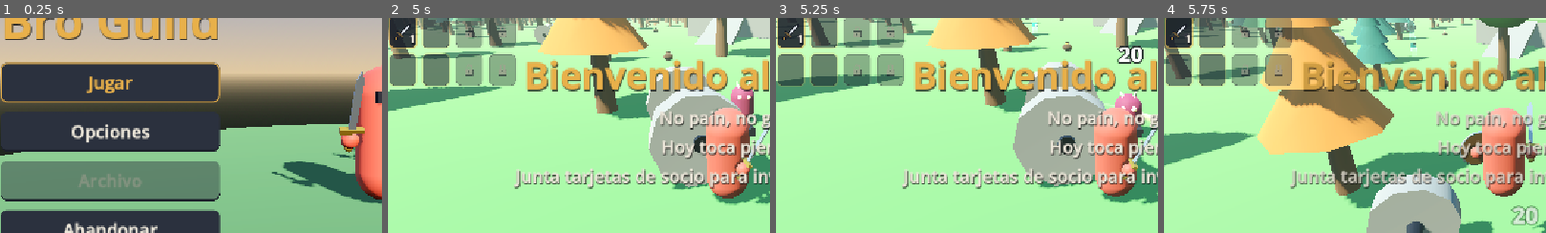
Above: before the commit, frames 1-4 (left to right).
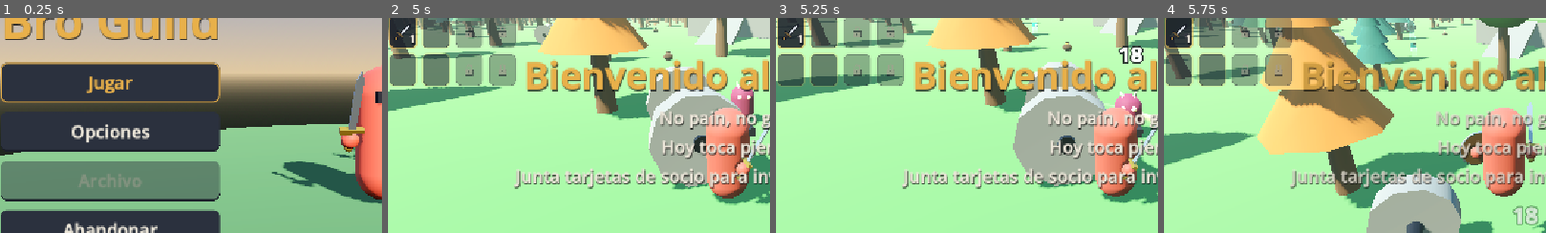
Above: after the commit, the same moments.

Repository: UriBokchoi/BroGuild
Game: Godot game, scene res://systems/run/game.tscn
Two runs of this game, one before a commit and one after it. Both use one fixed random seed, a clock stepped at 60 frames per second and the inputs below.
Inputs (mouse positions are % of the whole screen's width and height, from its top left):
- Up to frame 1 (0.25 s): no input
- Up to frame 2 (5 s): click "Jugar" at 0.5 s; click "Guerrero" at 1.25 s; click "El Brosque" at 2 s; tap Enter at 2.75 s; move the mouse to (55, 50) at 2.77 s; hold W (move_forward) from 2.78 s (still down); tap Shift (dash) at 2.85 s; click (55, 50) at 2.92 s; tap Space (jump) at 3.02, 3.77 s; move the mouse to (45, 50) at 3.52 s; tap E (interact) at 3.6 s; move the mouse to (52, 48) at 4.27 s; tap Tab (show_stats) at 4.35 s
- Up to frame 3 (5.25 s): keep holding W (move_forward); move the mouse to (49, 52) at 5.02 s; tap Ctrl (slide) at 5.1 s; click (49, 52) at 5.17 s
- Up to frame 4 (5.75 s): keep holding W (move_forward); tap Space (jump) at 5.27 s
The pictures show only the part of the screen within x 6-56%, y 26-76%; the shares and areas given below are measured in that part.

Frames 1-2 are identical in both runs. In frame 3, 0.3% of the frame differs, in the area x 89-97%, y 12-22%; in frame 4, 0.3%, in the area x 90-98%, y 87-97%.

Commit message:
fix(balance): las comunes mejoran poco, sin topes ni pesos nuevos
Se deshacen el tope 3 de Multiplicidad y el peso de las mejoras. La rareza
pesa más (común ×0,6, rara ×1, improbable ×1,4, de leyenda ×1,8, mítica ×2,4)
y las mejoras base vuelven a valores parecidos a los originales. Espada 18 y
daga 17 de daño de base.

La simulación pasa a tools/sim_balance.gd: toma todos los personajes de
data/characters y da el daño por segundo de cada uno contra una horda y un
jefe, y su % de la media.

Co-Authored-By: Claude Opus 5.5 <noreply@anthropic.com>

Diff:
--- a/data/rarities/common.tres
+++ b/data/rarities/common.tres
@@ -11,4 +11,4 @@
 color = Color(0.66, 0.68, 0.72, 1)
 min_stats = 1
 max_stats = 1
-power = 1.0
+power = 0.6
--- a/data/rarities/improbable.tres
+++ b/data/rarities/improbable.tres
@@ -11,4 +11,4 @@
 color = Color(0.3, 0.6, 1, 1)
 min_stats = 2
 max_stats = 2
-power = 1.5
+power = 1.4
--- a/data/rarities/legendary.tres
+++ b/data/rarities/legendary.tres
@@ -11,4 +11,4 @@
 color = Color(1, 0.82, 0.25, 1)
 min_stats = 2
 max_stats = 3
-power = 1.75
+power = 1.8
--- a/data/rarities/mythic.tres
+++ b/data/rarities/mythic.tres
@@ -11,4 +11,4 @@
 color = Color(1, 0.3, 0.3, 1)
 min_stats = 0
 max_stats = 0
-power = 2.0
+power = 2.4
--- a/data/rarities/rare.tres
+++ b/data/rarities/rare.tres
@@ -11,4 +11,4 @@
 color = Color(0.35, 0.85, 0.4, 1)
 min_stats = 1
 max_stats = 2
-power = 1.25
+power = 1.0
--- a/data/runes/amplitude.tres
+++ b/data/runes/amplitude.tres
@@ -8,7 +8,7 @@
 script = ExtResource("90_upgrade")
 stat = &"area"
 kind = 1
-value = 0.06
+value = 0.1
 
 [resource]
 script = ExtResource("1_rune")
--- a/data/runes/haste.tres
+++ b/data/runes/haste.tres
@@ -8,7 +8,7 @@
 script = ExtResource("90_upgrade")
 stat = &"attack_speed"
 kind = 1
-value = 0.05
+value = 0.08
 
 [resource]
 script = ExtResource("1_rune")
--- a/data/runes/multiplicity.tres
+++ b/data/runes/multiplicity.tres
@@ -16,5 +16,5 @@
 icon = ExtResource("99_icon")
 name_key = &"RUNE_MULTIPLICITY_NAME"
 description_key = &"RUNE_MULTIPLICITY_DESCRIPTION"
-level_cap = 3
+level_cap = 20
 upgrade_stats = Array[ExtResource("90_upgrade")]([SubResource("Upgrade_projectile_count")])
--- a/data/runes/strength.tres
+++ b/data/runes/strength.tres
@@ -8,7 +8,7 @@
 script = ExtResource("90_upgrade")
 stat = &"damage"
 kind = 1
-value = 0.06
+value = 0.1
 
 [resource]
 script = ExtResource("1_rune")
--- a/data/weapons/dagger.tres
+++ b/data/weapons/dagger.tres
@@ -8,7 +8,7 @@
 
 [sub_resource type="Resource" id="Resource_stats"]
 script = ExtResource("2_stats")
-damage = 15.0
+damage = 17.0
 cooldown = 0.7
 projectiles = 1
 burst_interval = 0.1
@@ -22,14 +22,13 @@
 [sub_resource type="Resource" id="Upgrade_damage"]
 script = ExtResource("90_upgrade")
 stat = &"damage"
-value = 2.5
+value = 4.0
 
 [sub_resource type="Resource" id="Upgrade_projectiles"]
 script = ExtResource("90_upgrade")
 stat = &"projectiles"
 value = 1.0
 whole_numbers = true
-weight = 0.5
 
 [sub_resource type="Resource" id="Upgrade_bounces"]
 script = ExtResource("90_upgrade")
@@ -41,13 +40,13 @@
 script = ExtResource("90_upgrade")
 stat = &"projectile_speed"
 kind = 1
-value = 0.1
+value = 0.12
 
 [sub_resource type="Resource" id="Upgrade_cooldown"]
 script = ExtResource("90_upgrade")
 stat = &"cooldown"
 kind = 2
-value = 0.94
+value = 0.92
 
 [resource]
 script = ExtResource("1_data")
--- a/data/weapons/staff.tres
+++ b/data/weapons/staff.tres
@@ -21,32 +21,31 @@
 [sub_resource type="Resource" id="Upgrade_damage"]
 script = ExtResource("90_upgrade")
 stat = &"damage"
-value = 3.5
+value = 5.0
 
 [sub_resource type="Resource" id="Upgrade_projectiles"]
 script = ExtResource("90_upgrade")
 stat = &"projectiles"
 value = 1.0
 whole_numbers = true
-weight = 0.5
 
 [sub_resource type="Resource" id="Upgrade_explosion_radius"]
 script = ExtResource("90_upgrade")
 stat = &"explosion_radius"
 kind = 1
-value = 0.1
+value = 0.12
 
 [sub_resource type="Resource" id="Upgrade_projectile_speed"]
 script = ExtResource("90_upgrade")
 stat = &"projectile_speed"
 kind = 1
-value = 0.12
+value = 0.15
 
 [sub_resource type="Resource" id="Upgrade_cooldown"]
 script = ExtResource("90_upgrade")
 stat = &"cooldown"
 kind = 2
-value = 0.94
+value = 0.92
 
 [resource]
 script = ExtResource("1_data")
--- a/data/weapons/sword.tres
+++ b/data/weapons/sword.tres
@@ -8,7 +8,7 @@
 
 [sub_resource type="Resource" id="Resource_stats"]
 script = ExtResource("2_stats")
-damage = 20.0
+damage = 18.0
 cooldown = 1.1
 projectiles = 1
 burst_interval = 0.15
@@ -19,26 +19,25 @@
 [sub_resource type="Resource" id="Upgrade_damage"]
 script = ExtResource("90_upgrade")
 stat = &"damage"
-value = 3.0
+value = 5.0
 
 [sub_resource type="Resource" id="Upgrade_projectiles"]
 script = ExtResource("90_upgrade")
 stat = &"projectiles"
 value = 1.0
 whole_numbers = true
-weight = 0.5
 
 [sub_resource type="Resource" id="Upgrade_area"]
 script = ExtResource("90_upgrade")
 stat = &"area"
 kind = 1
-value = 0.05
+value = 0.08
 
 [sub_resource type="Resource" id="Upgrade_cooldown"]
 script = ExtResource("90_upgrade")
 stat = &"cooldown"
 kind = 2
-value = 0.95
+value = 0.92
 
 [resource]
 script = ExtResource("1_data")
--- a/systems/upgrades/item_data.gd
+++ b/systems/upgrades/item_data.gd
@@ -30,16 +30,14 @@
 @abstract func kind_key() -> StringName
 
 
-## Mejora tirada con [param rarity]: toca al azar (según su [member UpgradeStat.weight]) tantas de
-## sus [member upgrade_stats] como diga la rareza, sin repetir, cada una con su fuerza.
+## Mejora tirada con [param rarity]: toca al azar tantas de sus [member upgrade_stats] como diga la
+## rareza, cada una con su fuerza.
 func roll_upgrade(rarity: Rarity, rng: RandomNumberGenerator) -> ItemUpgrade:
 	var upgrade := ItemUpgrade.new()
 	upgrade.rarity = rarity
-	var pool: Array[UpgradeStat] = []
-	pool.assign(upgrade_stats.filter(func(upgrade_stat: UpgradeStat) -> bool: return upgrade_stat.weight > 0.0))
+	var pool := upgrade_stats.duplicate()
 	for _stat: int in rarity.roll_count(pool.size(), rng):
-		var chosen := _pick(pool, rng)
-		pool.erase(chosen)
+		var chosen: UpgradeStat = pool.pop_at(rng.randi_range(0, pool.size() - 1))
 		upgrade.stat_modifiers.append(chosen.modifier(rarity.power))
 	return upgrade
 
@@ -51,16 +49,3 @@
 	for upgrade_stat: UpgradeStat in upgrade_stats:
 		upgrade.stat_modifiers.append(upgrade_stat.modifier(1.0))
 	return upgrade
-
-
-## Una de [param pool] al azar según su peso.
-static func _pick(pool: Array[UpgradeStat], rng: RandomNumberGenerator) -> UpgradeStat:
-	var total := 0.0
-	for upgrade_stat: UpgradeStat in pool:
-		total += upgrade_stat.weight
-	var roll := rng.randf() * total
-	for upgrade_stat: UpgradeStat in pool:
-		roll -= upgrade_stat.weight
-		if roll < 0.0:
-			return upgrade_stat
-	return pool.back()
--- a/systems/upgrades/upgrade_stat.gd
+++ b/systems/upgrades/upgrade_stat.gd
@@ -1,8 +1,7 @@
 class_name UpgradeStat
 extends Resource
 ## Una stat que puede mejorar un arma o una runa al subir de nivel, con su mejora base (la de una
-## carta común) y lo a menudo que sale ([member weight]); la rareza de la carta la multiplica
-## ([member Rarity.power]).
+## carta común); la rareza de la carta la multiplica ([member Rarity.power]).
 
 ## Nombre de la stat ([code]damage[/code], [code]projectiles[/code], [code]area[/code]…).
 @export var stat: StringName = &""
@@ -12,9 +11,6 @@
 @export var value: float = 0.0
 ## Si la mejora va en números enteros (proyectiles, rebotes): se redondea, y nunca a menos de 1.
 @export var whole_numbers: bool = false
-## Peso al elegir qué stats toca una mejora (1 = como las demás; 0,5 = la mitad de veces). Con 0, solo
-## en la mejora estándar.
-@export_range(0.0, 10.0, 0.05) var weight: float = 1.0
 
 
 ## El modificador con la fuerza [param power] (1 = común).
--- a/tests/unit/data/test_runes.gd
+++ b/tests/unit/data/test_runes.gd
@@ -1,15 +1,12 @@
 extends GutTest
 ## Runas de data/runes: están las cinco iniciales, cada una con id único, nombre y descripción
-## traducidos, icono, nivel máximo 20 (Multiplicidad, 3: cada nivel es un proyectil más) y stats que
-## mejorar que el jugador tiene.
+## traducidos, icono, nivel máximo 20 y stats que mejorar que el jugador tiene.
 
 const RUNES_DIR := "res://data/runes"
 const STRINGS_PATH := "res://data/i18n/strings.csv"
 const PlayerScene := preload("res://entities/player/player.tscn")
 ## Nivel máximo de partida de las runas (GDD §6).
 const MAX_LEVEL := 20
-## Runas con su propio nivel máximo.
-const CAPPED: Dictionary[StringName, int] = {&"multiplicity": 3}
 
 var _keys := PackedStringArray()
 var _runes: Array[RuneData] = []
@@ -46,8 +43,7 @@
 	var player := PlayerScene.instantiate() as Player
 	add_child_autofree(player)
 	for rune: RuneData in _runes:
-		var cap: int = CAPPED.get(rune.id, MAX_LEVEL)
-		assert_eq(rune.max_level(), cap, "%s: nivel máximo" % rune.id)
+		assert_eq(rune.max_level(), MAX_LEVEL, "%s: nivel máximo" % rune.id)
 		assert_false(rune.upgrade_stats.is_empty(), "%s: sin stats que mejorar" % rune.id)
 		for upgrade_stat: UpgradeStat in rune.upgrade_stats:
 			assert_true(player.stats.has_stat(upgrade_stat.stat), "%s: «%s» no es una stat" % [rune.id, upgrade_stat.stat])
--- a/tests/unit/systems/upgrades/test_item_upgrades.gd
+++ b/tests/unit/systems/upgrades/test_item_upgrades.gd
@@ -1,7 +1,7 @@
 extends GutTest
 ## Mejoras con rareza: las rarezas de data/rarities van de común (gris) a mítica (roja), cada vez
 ## menos probables y más fuertes; una mejora tirada toca tantas stats distintas del objeto como
-## diga su rareza (la mítica, todas), elegidas según su peso y con su fuerza; los enteros se redondean y los multiplicadores
+## diga su rareza (la mítica, todas), con su fuerza; los enteros se redondean y los multiplicadores
 ## escalan lo que se alejan de 1.
 
 const RARITIES := preload("res://data/rarities/rarities.tres")
@@ -65,27 +65,9 @@
 	assert_ne(SWORD.default_upgrade(), SWORD.default_upgrade(), "se pueden quitar por separado")
 
 
-func test_lighter_stats_come_up_less_often() -> void:
-	var rune := RuneData.new()
-	rune.upgrade_stats = [_upgrade_stat(&"damage", 1.0), _upgrade_stat(&"area", 0.25), _upgrade_stat(&"luck", 0.0)] as Array[UpgradeStat]
-	var picks: Dictionary[StringName, int] = {&"damage": 0, &"area": 0, &"luck": 0}
-	for _roll: int in 2000:
-		picks[rune.roll_upgrade(COMMON, _rng).stat_modifiers[0].stat] += 1
-	assert_between(picks[&"area"], 300, 500, "≈ 20 %: un cuarto de peso")
-	assert_eq(picks[&"luck"], 0, "con peso 0, nunca")
-
-
 ## Mejora de [param stat] de una carta común en [param item].
 func _common_value(item: ItemData, stat: StringName) -> float:
 	for upgrade_stat: UpgradeStat in item.upgrade_stats:
 		if upgrade_stat.stat == stat:
 			return upgrade_stat.value
 	return 0.0
-
-
-func _upgrade_stat(stat: StringName, weight: float) -> UpgradeStat:
-	var upgrade_stat := UpgradeStat.new()
-	upgrade_stat.stat = stat
-	upgrade_stat.value = 1.0
-	upgrade_stat.weight = weight
-	return upgrade_stat
--- /dev/null
+++ b/tools/sim_balance.gd
@@ -0,0 +1,167 @@
+extends SceneTree
+## Simulación de equilibrio (herramienta, sin traducir): cada personaje de [code]data/characters/[/code]
+## (también los nuevos), quieto, contra una horda de esbirros inmortales a su alrededor y contra uno
+## solo (un jefe), al empezar (nivel 1) y con una build de mitad de partida: su arma a nivel 10 con
+## mejoras tiradas, [constant RUNES] a nivel [constant RUNE_LEVEL] y el jugador a nivel
+## [constant PLAYER_LEVEL]. Mide el daño por segundo (media de [constant SEEDS]) y lo compara con la
+## media de todos. Escribe líneas [code]SIM …[/code] y sale.
+##
+## [codeblock]
+## "$G" --headless --path . --fixed-fps 60 -s res://tools/sim_balance.gd
+## "$G" --headless --path . --fixed-fps 60 -s res://tools/sim_balance.gd -- weapon   # solo el arma
+## [/codeblock]
+## Partes de la build que se pueden pedir (por defecto, todas): [code]weapon[/code],
+## [code]runes[/code] y [code]level[/code]. No usa tipos del juego: se compila antes que los
+## autoloads.
+
+const CHARACTERS_DIR := "res://data/characters"
+const SEEDS: Array[int] = [7, 11, 23, 31, 47, 59]
+## Ticks de calentamiento y de medida (a 60 por segundo).
+const WARMUP: int = 60
+const MEASURE: int = 900
+const RUNES: Array[String] = ["strength", "multiplicity"]
+const RUNE_LEVEL: int = 8
+const WEAPON_LEVEL: int = 10
+const PLAYER_LEVEL: int = 25
+## Anillos de la horda (radio) y separación entre esbirros de un anillo.
+const CROWD_RINGS: Array[float] = [2.5, 3.8, 5.1, 6.4, 7.7]
+const CROWD_SPACING: float = 1.5
+## Dónde está el enemigo solo (al alcance de un arma cuerpo a cuerpo).
+const LONE_TARGET := Vector3(0.0, 0.0, -2.2)
+
+var _parts: PackedStringArray = PackedStringArray(["weapon", "runes", "level"])
+var _scenarios: Array = []
+var _index: int = -1
+var _frame: int = 0
+var _world: Node3D
+var _damage: float = 0.0
+var _results: Dictionary = {}
+
+
+func _initialize() -> void:
+	var args := OS.get_cmdline_user_args()
+	if not args.is_empty():
+		_parts = args
+	for file_name: String in ResourceLoader.list_directory(CHARACTERS_DIR):
+		if not file_name.ends_with(".tres"):
+			continue
+		var character := file_name.get_basename()
+		for crowd: bool in [true, false]:
+			_scenarios.append([character, "base", crowd, 0])
+			for seed_value: int in SEEDS:
+				_scenarios.append([character, "build", crowd, seed_value])
+
+
+func _process(_delta: float) -> bool:
+	if _index < 0:
+		_next()
+		return false
+	_frame += 1
+	var bus: Node = root.get_node(^"EventBus")
+	if not bus.is_connected(&"enemy_damaged", _on_damaged):
+		bus.connect(&"enemy_damaged", _on_damaged)
+	if _frame == WARMUP + MEASURE:
+		var scenario: Array = _scenarios[_index]
+		var key := "%s|%s|%s" % [scenario[1], "horda" if scenario[2] else "jefe", scenario[0]]
+		_results[key] = (_results.get(key, []) as Array) + [_damage / (MEASURE / 60.0)]
+		_next()
+	return false
+
+
+func _on_damaged(_at: Vector3, amount: float, _info: RefCounted) -> void:
+	if _frame > WARMUP:
+		_damage += amount
+
+
+func _next() -> void:
+	if _world:
+		_world.free()
+		_world = null
+	_index += 1
+	if _index >= _scenarios.size():
+		_report()
+		quit()
+		return
+	_frame = 0
+	_damage = 0.0
+	var scenario: Array = _scenarios[_index]
+	var crowd: bool = scenario[2]
+	_build_world(crowd)
+	var player := (load("res://entities/player/player.tscn") as PackedScene).instantiate() as Node3D
+	player.set(&"character", load("%s/%s.tres" % [CHARACTERS_DIR, scenario[0]]))
+	_world.add_child(player)
+	player.get(&"health").set(&"immortal", true)
+	if scenario[1] == "build":
+		var seed_value: int = scenario[3]
+		_build(player, seed_value)
+
+
+## Una línea por escenario y personaje: su daño por segundo y cuánto se aleja de la media.
+func _report() -> void:
+	var groups: Dictionary = {}
+	for key: String in _results:
+		var group := key.get_slice("|", 0) + " " + key.get_slice("|", 1)
+		groups[group] = (groups.get(group, []) as Array) + [key]
+	for group: String in groups:
+		var means: Dictionary = {}
+		var total := 0.0
+		var keys: Array = groups[group]
+		for key: String in keys:
+			var values: Array = _results[key]
+			var sum := 0.0
+			for value: float in values:
+				sum += value
+			means[key] = sum / values.size()
+			total += sum / values.size()
+		var average := total / means.size()
+		for key: String in means:
+			var dps: float = means[key]
+			print("SIM %-12s %-10s DPS %8.1f  (%3d %% de la media)" % [group, key.get_slice("|", 2), dps, roundi(dps / average * 100.0)])
+
+
+func _build_world(crowd: bool) -> void:
+	_world = Node3D.new()
+	root.add_child(_world)
+	var ground := StaticBody3D.new()
+	var shape := CollisionShape3D.new()
+	var box := BoxShape3D.new()
+	box.size = Vector3(120.0, 1.0, 120.0)
+	shape.shape = box
+	shape.position = Vector3(0.0, -0.5, 0.0)
+	ground.add_child(shape)
+	_world.add_child(ground)
+	var swarm: Node3D = (load("res://systems/spawning/enemy_swarm.gd") as GDScript).new()
+	_world.add_child(swarm)
+	if not crowd:
+		_dummy(swarm, LONE_TARGET)
+		return
+	for radius: float in CROWD_RINGS:
+		var count := int(TAU * radius / CROWD_SPACING)
+		for index: int in count:
+			var angle := TAU * index / count
+			_dummy(swarm, Vector3(cos(angle) * radius, 0.0, sin(angle) * radius))
+
+
+func _build(player: Node3D, seed_value: int) -> void:
+	var rng := RandomNumberGenerator.new()
+	rng.seed = seed_value
+	var rarities: Resource = load("res://data/rarities/rarities.tres")
+	var weapon: Node = (player.get(&"weapons").call(&"get_weapons") as Array)[0]
+	var weapon_data: Resource = weapon.get(&"data")
+	for _level: int in (WEAPON_LEVEL - 1 if _parts.has("weapon") else 0):
+		weapon.call(&"add_upgrade", weapon_data.call(&"roll_upgrade", rarities.call(&"pick", rng), rng))
+	var runes: Node = player.get(&"runes")
+	for rune_name: String in (RUNES if _parts.has("runes") else [] as Array[String]):
+		var rune: Resource = load("res://data/runes/%s.tres" % rune_name)
+		runes.call(&"add", rune)
+		for _level: int in RUNE_LEVEL - 1:
+			runes.call(&"upgrade", rune, rune.call(&"roll_upgrade", rarities.call(&"pick", rng), rng))
+	var experience: Node = player.get(&"experience")
+	while _parts.has("level") and int(experience.call(&"get_level")) < PLAYER_LEVEL:
+		experience.call(&"add", float(experience.call(&"needed")) * 2.0)
+
+
+## Un esbirro inmortal y quieto (el enjambre no tiene objetivo).
+func _dummy(swarm: Node3D, at: Vector3) -> void:
+	var enemy: Node = swarm.call(&"spawn", load("res://data/enemies/swarmer.tres"), at)
+	enemy.get(&"health").set(&"immortal", true)
Not shown, changed: CLAUDE.md
Not shown, changed: docs/DECISIONES.md
Not shown, changed: docs/GDD.md
Not shown, changed: docs/MAPA.md
